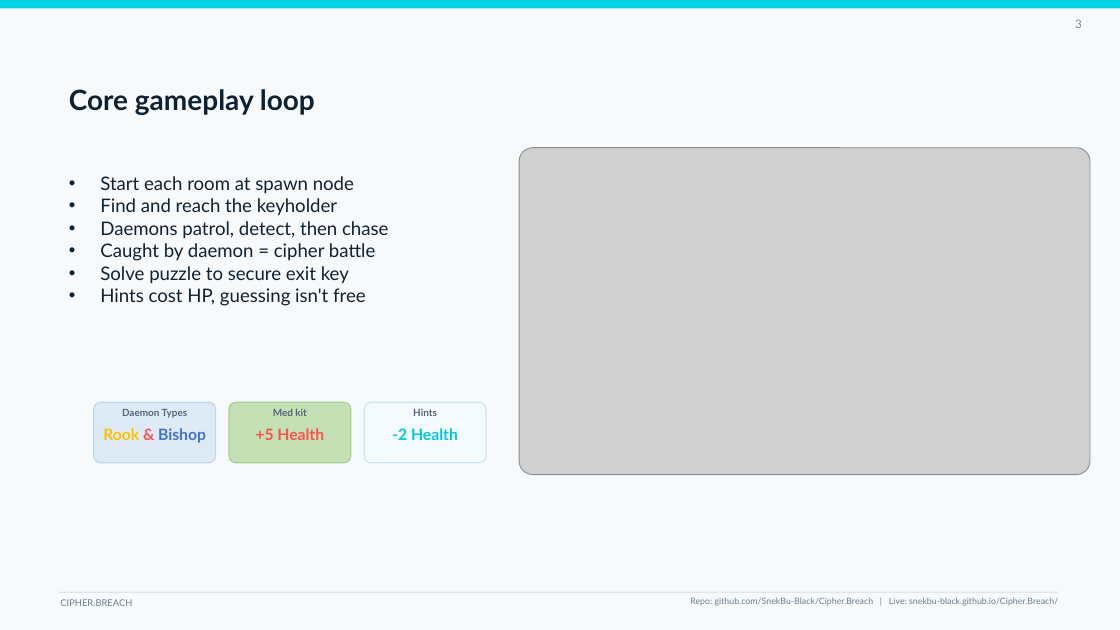
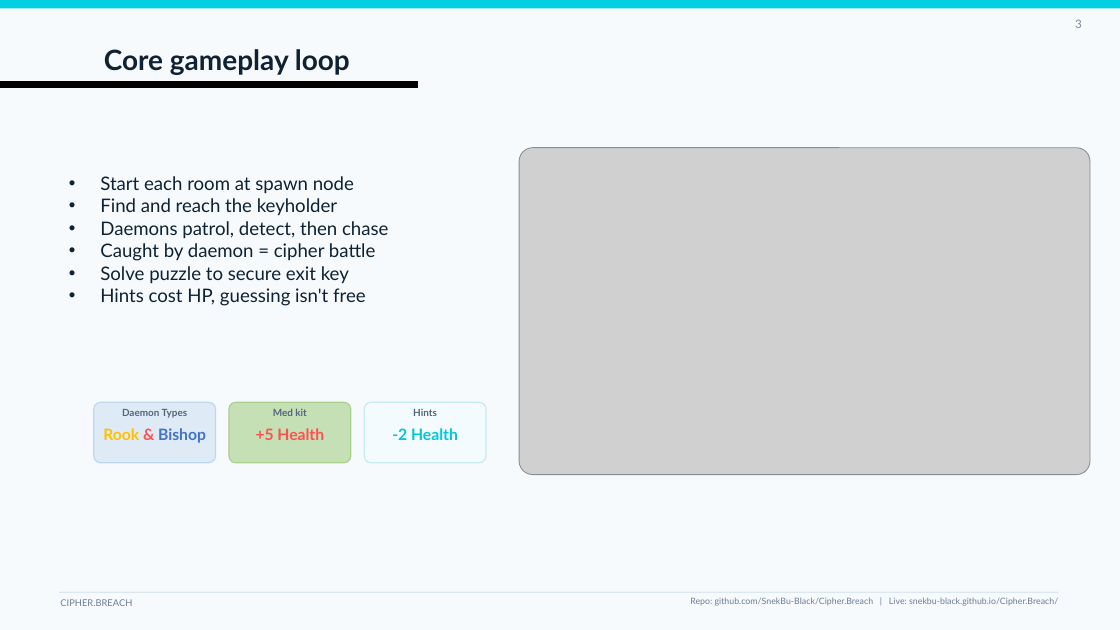
Before and after one commit to SnekBu-Black/Cipher.Breach, a slide deck: slide 3 of Cipher_Breach_Presentation.pptx. Drawn at 1120x630 pixels with LibreOffice and Linux fonts; fonts in the diff are those of the drawing; grey boxes stand for pictures. Boxes give left, top, right and bottom in pixels: in the first picture for what was removed or moved away, otherwise in the second. Text is boxed around its words. In the diff, an @@ line names an element or a change of style, - is before the commit and + after.

```diff
--- a/Cipher_Breach_Presentation.pptx
+++ b/Cipher_Breach_Presentation.pptx
@@ text "Core gameplay loop": place and size @@
-text "Core gameplay loop" at <box>69,89,315,115</box>
+text "Core gameplay loop" at <box>104,49,350,75</box>
@@ line added from (0, 84) to (418, 84), #000000 6 pt @@
```
Also in this commit, not shown: 7 other slides changed.
